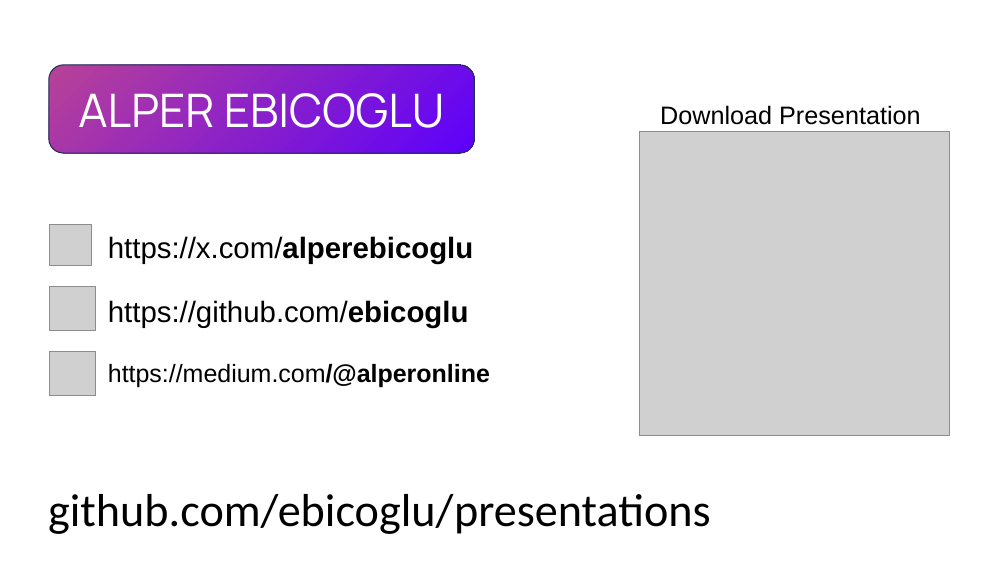
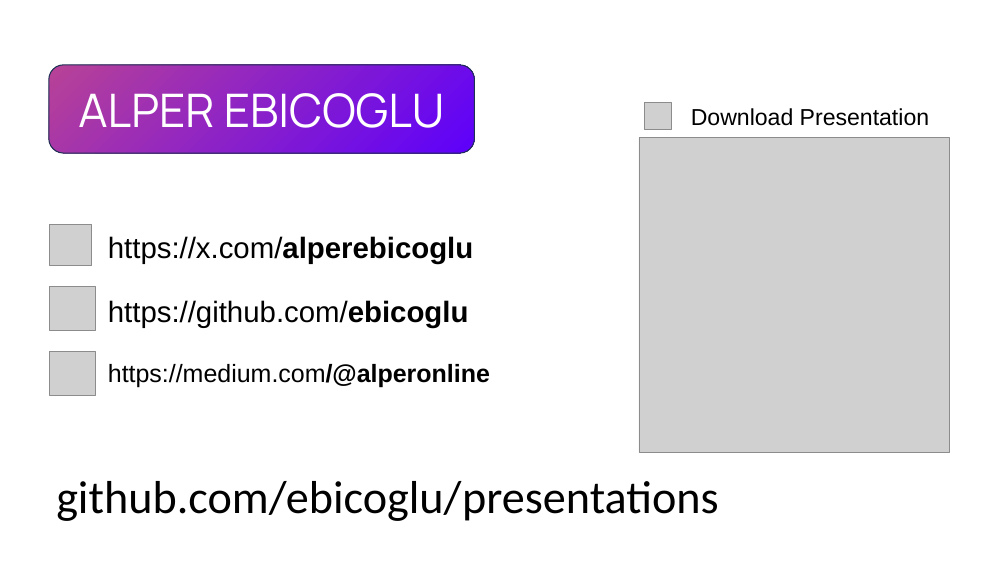
Before and after one commit to ebicoglu/presentations, a slide deck: slide 48 of multi-tenancy-wearedevelopers-2025_30mins.pptx. Drawn at 1008x567 pixels with LibreOffice and Linux fonts; fonts in the diff are those of the drawing; grey boxes stand for pictures; background and template pictures are left out. Boxes give left, top, right and bottom in pixels: in the first picture for what was removed or moved away, otherwise in the second. Text is boxed around its words. In the diff, an @@ line names an element or a change of style, - is before the commit and + after.

Commit message:
Hello👋 WeAreDevelopers 2025 Berlin

```diff
--- a/multi-tenancy-wearedevelopers-2025_30mins.pptx
+++ b/multi-tenancy-wearedevelopers-2025_30mins.pptx
@@ picture added at [644,103,671,130] @@
@@ text "Download Presentation": place and size @@
-text "Download Presentation" at [660,105,920,125]
+text "Download Presentation" at [691,108,929,126]
@@ text "Download Presentation" at [691,108,929,126]: size 24 to 22 pt @@
@@ picture: place and size @@
-picture at [639,132,949,435]
+picture at [639,137,949,453]
@@ text "github.com/ebicoglu/presentations": place and size @@
-text "github.com/ebicoglu/presentations" at [48,494,711,534]
+text "github.com/ebicoglu/presentations" at [56,481,719,521]
```
